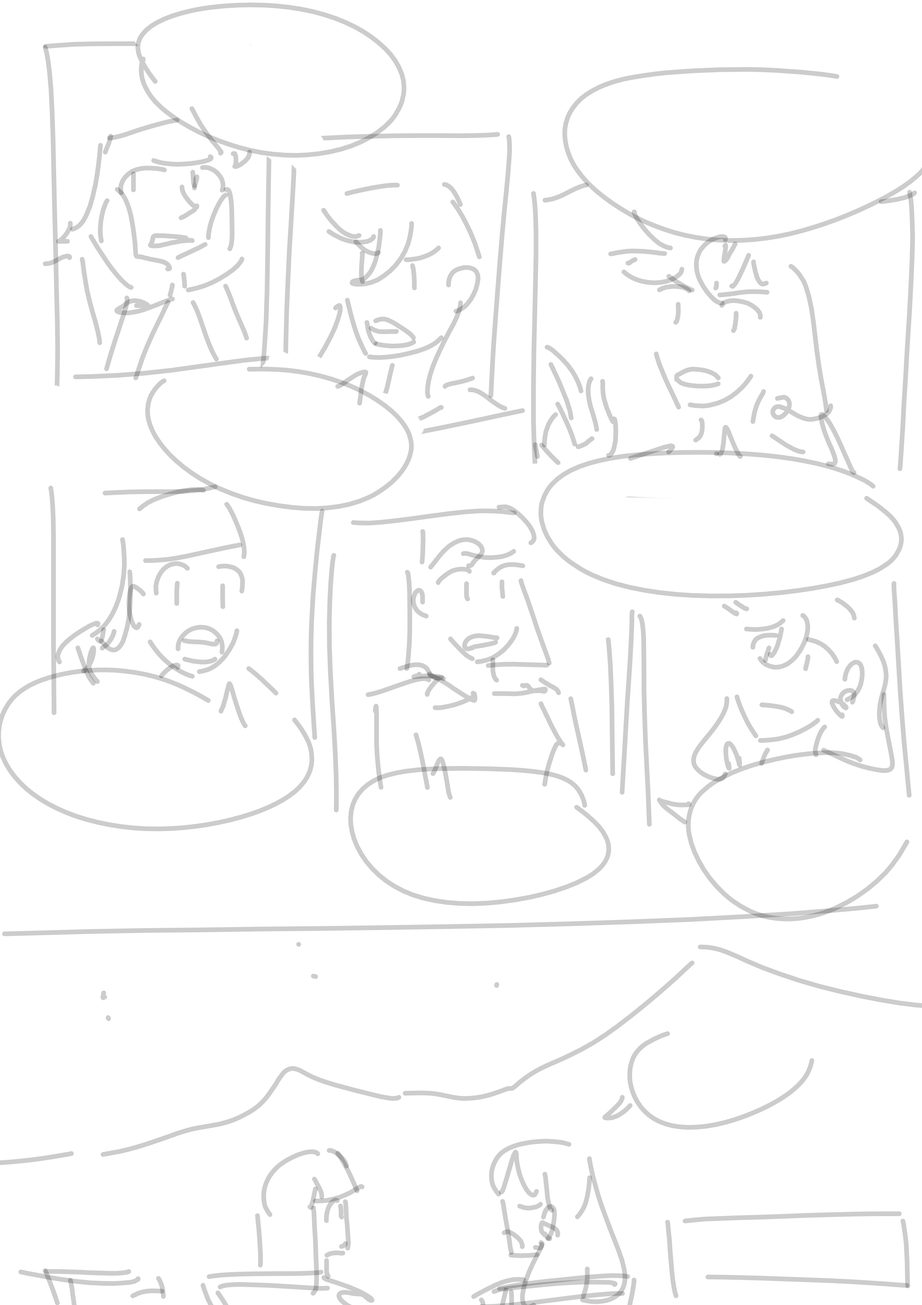
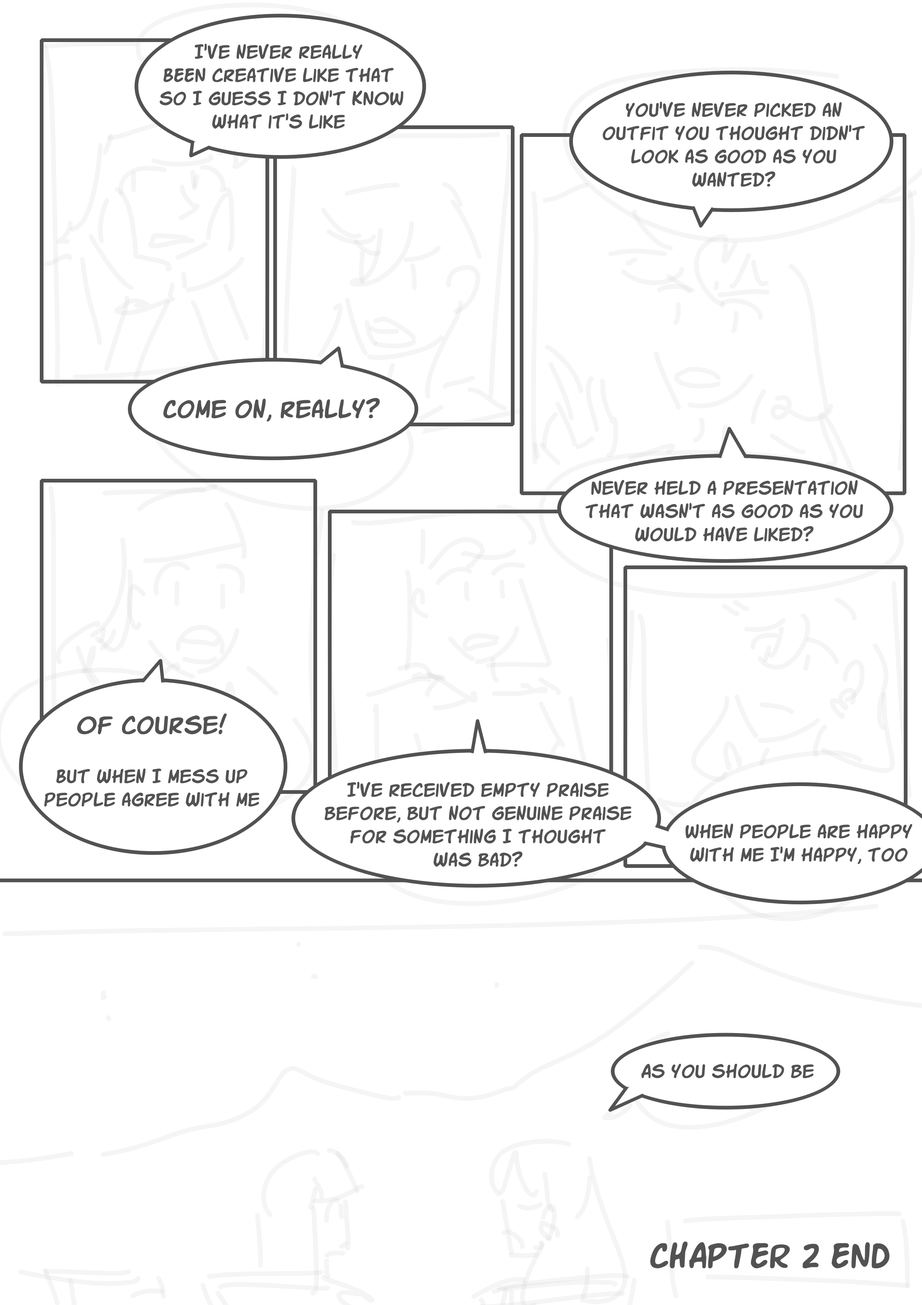
Before/after of a 922 × 1305 layered artwork. What changed in the layer stack:
added layer "Paint Layer 4" above "Vector Layer 2" over [95, 119, 810, 1119]
"Background": opacity 100% → 20%, painted on it over [0, 2, 922, 1305]
